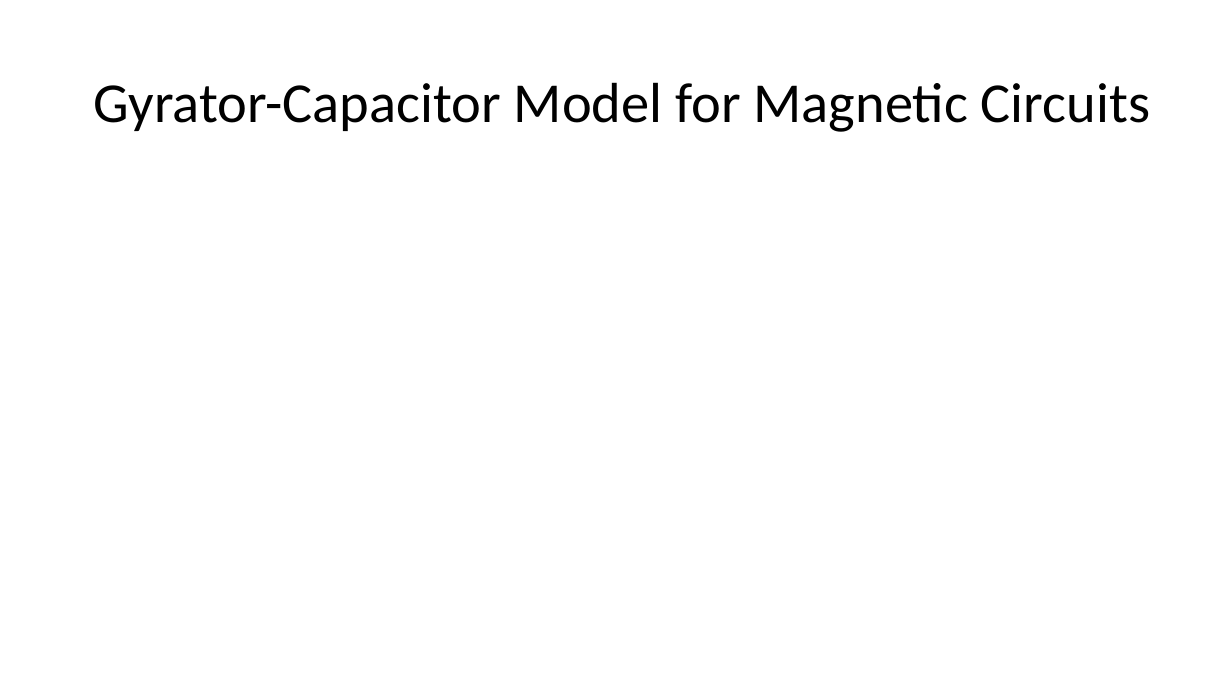
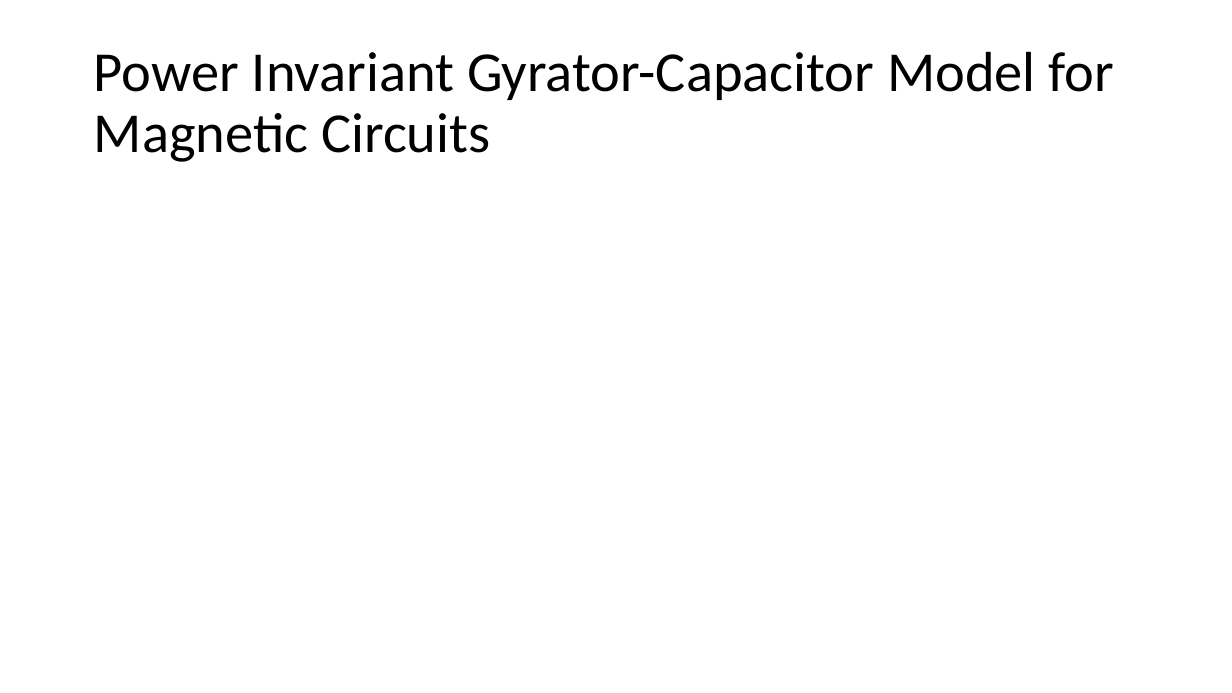
Before and after one commit to MuhammadShamaas1997/Electrical-Engineering, a slide deck: slide 4 of Thesis/Magnetic Transmission Lines/Thesis Proposal.pptx. Drawn at 1232x693 pixels with LibreOffice and Linux fonts; fonts in the diff are those of the drawing; grey boxes stand for pictures. Boxes give left, top, right and bottom in pixels: in the first picture for what was removed or moved away, otherwise in the second. Text is boxed around its words. In the diff, an @@ line names an element or a change of style, - is before the commit and + after.

Commit message:
V1

```diff
--- a/Thesis/Magnetic Transmission Lines/Thesis Proposal.pptx
+++ b/Thesis/Magnetic Transmission Lines/Thesis Proposal.pptx
@@ title at (x1=94, y1=51, x2=1113, y2=162): text changed @@
-Gyrator-Capacitor Model for Magnetic Circuits
+Power Invariant Gyrator-Capacitor Model for Magnetic Circuits
```
Also in this commit, not shown: 10 slides added.
